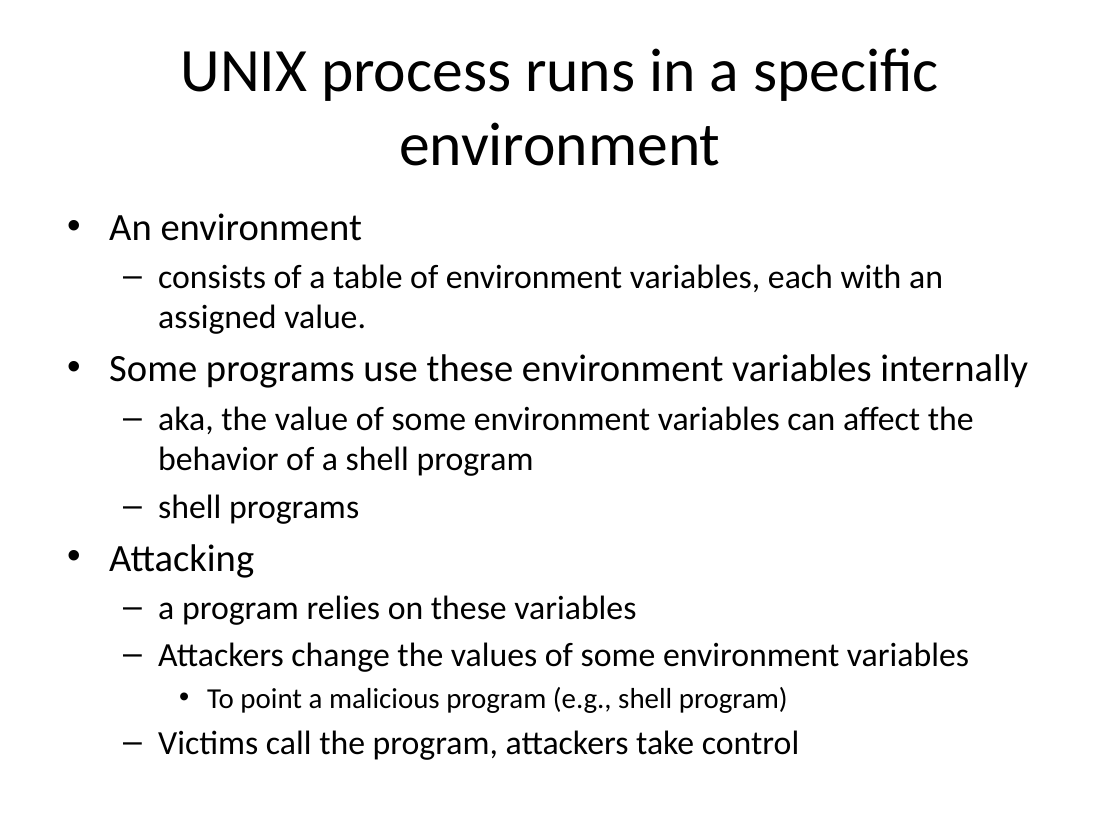
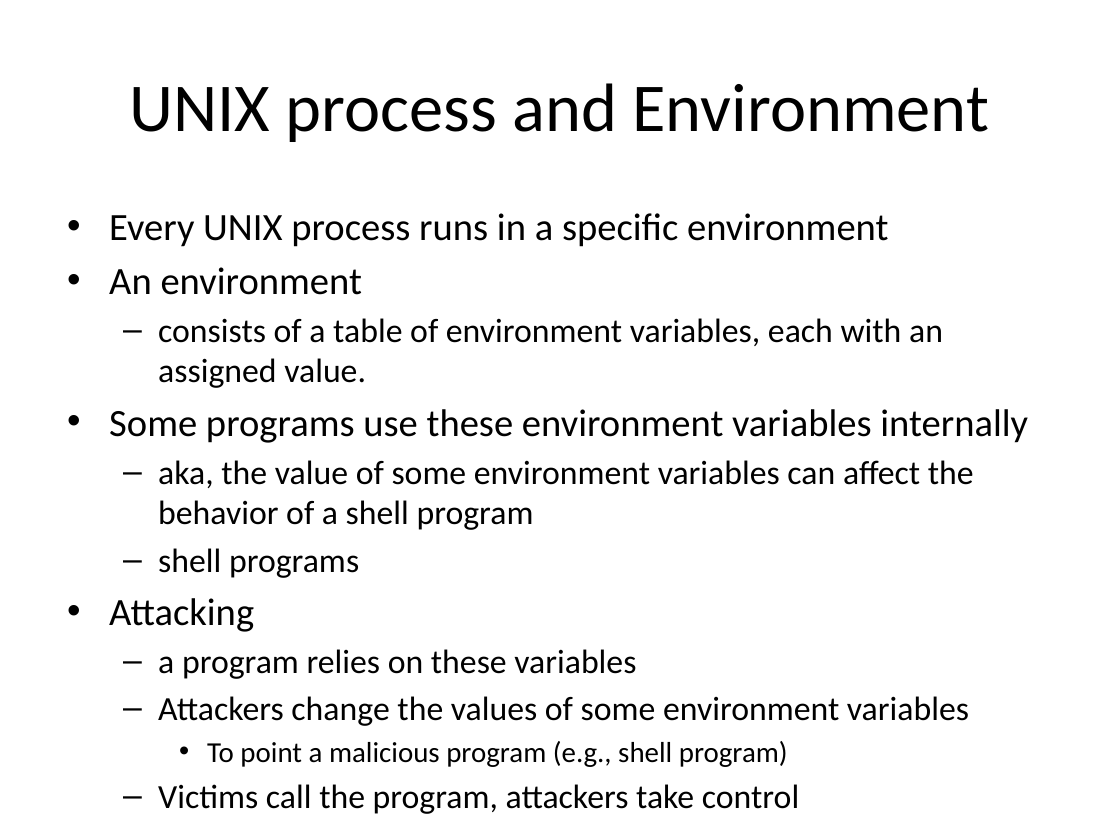
Before and after one commit to Bowie-State-University/CS-Courses, a slide deck: slide 22 of COSC402_545_Software_OS_Security/MyPPTs/2_setUID/5_set-UID/Set-UID Privileged Programs.pptx. Drawn at 1120x840 pixels with LibreOffice and Linux fonts; fonts in the diff are those of the drawing. Boxes give left, top, right and bottom in pixels: in the first picture for what was removed or moved away, otherwise in the second. Text is boxed around its words. In the diff, an @@ line names an element or a change of style, - is before the commit and + after.

```diff
--- a/COSC402_545_Software_OS_Security/MyPPTs/2_setUID/5_set-UID/Set-UID Privileged Programs.pptx
+++ b/COSC402_545_Software_OS_Security/MyPPTs/2_setUID/5_set-UID/Set-UID Privileged Programs.pptx
@@ title at <box>130,83,989,142</box>: text changed; size 39.6 to 44 pt @@
-UNIX process runs in a specific environment
+UNIX process and Environment
@@ text at <box>109,213,888,247</box>: paragraph added @@
+• Every UNIX process runs in a specific environment
```
Also in this commit, not shown: 6 other slides changed, 7 slides added, 1 other file.
